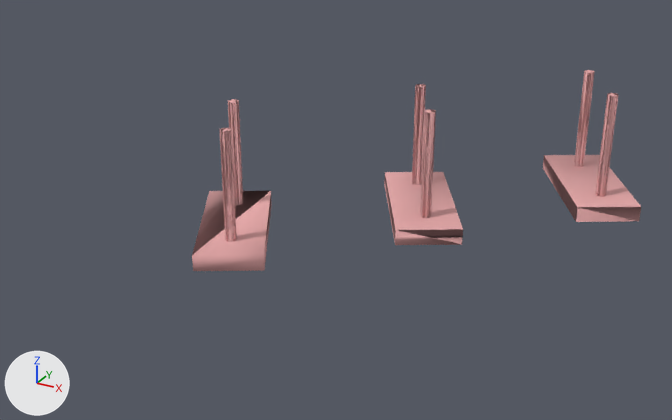
A saved change to the OBJ model data/sceneparts/projects/dataset/1/bridge1_piers.obj.
Both versions are drawn from a camera (50 mm lens) standing at (64.9, -43.2, 23.3) and looking at (29.3, 21.6, -9.1). The axes (+X, +Y, +Z) are drawn at lower left. The lights are the same throughout. Where no turn or scale is listed for an object, it has been applied to the vertices. Vertices at the same position are counted once.

Names of what the first picture shows: 'bridge1_piers'.
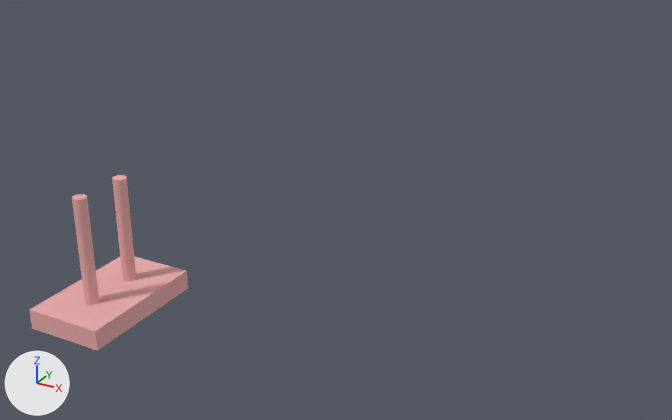
Location of each change, (x1, y1, x2, y2) in pixels of the pictures (672 x 420 px):
'bridge1_piers', reshaped (64% narrower, 12% shorter): before (192, 70, 641, 271); after (29, 175, 188, 351)
part 1 of me_bridge1_piers, added (pink): after (29, 256, 188, 351)
part 2 of me_bridge1_piers, added (pink): after (72, 194, 99, 305)
part 3 of me_bridge1_piers, added (pink): after (112, 175, 136, 281)
part 4 of me_bridge1_piers, deleted: before (219, 128, 237, 242)
part 5 of me_bridge1_piers, deleted: before (228, 99, 243, 205)
part 6 of me_bridge1_piers, deleted: before (420, 109, 436, 218)
part 7 of me_bridge1_piers, deleted: before (412, 84, 426, 185)
part 8 of me_bridge1_piers, deleted: before (595, 93, 618, 197)
part 9 of me_bridge1_piers, deleted: before (574, 70, 595, 167)
part 10 of me_bridge1_piers, deleted (pink): before (192, 191, 272, 271)
part 11 of me_bridge1_piers, deleted (pink): before (384, 172, 463, 245)
part 12 of me_bridge1_piers, deleted (pink): before (543, 155, 641, 222)

The change in detail:
me_bridge1_piers has 504 vertices, 972 faces and spans x 13.7..51.4, y 12.2..52.8, z -12.9..-1.4.
me_bridge1_piers is used by ob_bridge1_piers; location (0.0, 0.0, 0.0).
me_bridge1_piers part 1: a new loose piece, a box spanning x 19.0..25.0, y -3.9..6.1, z -10.5..-9.0, in mat_mat_global_e3b63687 (pink #e7aaaa).
me_bridge1_piers part 2: a new loose piece, a 40-sided cylinder along z spanning x 21.5..22.5, y -1.4..-0.4, z -9.0..-1.0, in mat_mat_global_e3b63687 (pink #e7aaaa).
me_bridge1_piers part 3: a new loose piece, a 40-sided cylinder along z spanning x 21.5..22.5, y 2.6..3.6, z -9.0..-1.0, in mat_mat_global_e3b63687 (pink #e7aaaa).
me_bridge1_piers part 4: the loose piece of 80 vertices spanning x 21.3..22.3, y 15.8..16.8, z -11.4..-1.4 is deleted.
me_bridge1_piers part 5: the loose piece of 80 vertices spanning x 17.3..18.3, y 22.8..23.8, z -11.4..-1.4 is deleted.
me_bridge1_piers part 6: the loose piece of 80 vertices spanning x 34.0..35.0, y 28.6..29.6, z -11.4..-1.4 is deleted.
me_bridge1_piers part 7: the loose piece of 80 vertices spanning x 30.0..31.0, y 35.5..36.5, z -11.4..-1.4 is deleted.
me_bridge1_piers part 8: the loose piece of 80 vertices spanning x 46.8..47.8, y 41.3..42.3, z -11.4..-1.4 is deleted.
me_bridge1_piers part 9: the loose piece of 80 vertices spanning x 42.8..43.8, y 48.2..49.2, z -11.4..-1.4 is deleted.
me_bridge1_piers part 10: the loose piece of 8 vertices spanning x 13.7..25.9, y 12.2..27.4, z -12.9..-11.4 is deleted.
me_bridge1_piers part 11: the loose piece of 8 vertices spanning x 26.4..38.6, y 25.0..40.1, z -12.9..-11.4 is deleted.
me_bridge1_piers part 12: the loose piece of 8 vertices spanning x 39.2..51.4, y 37.7..52.8, z -12.9..-11.4 is deleted.
